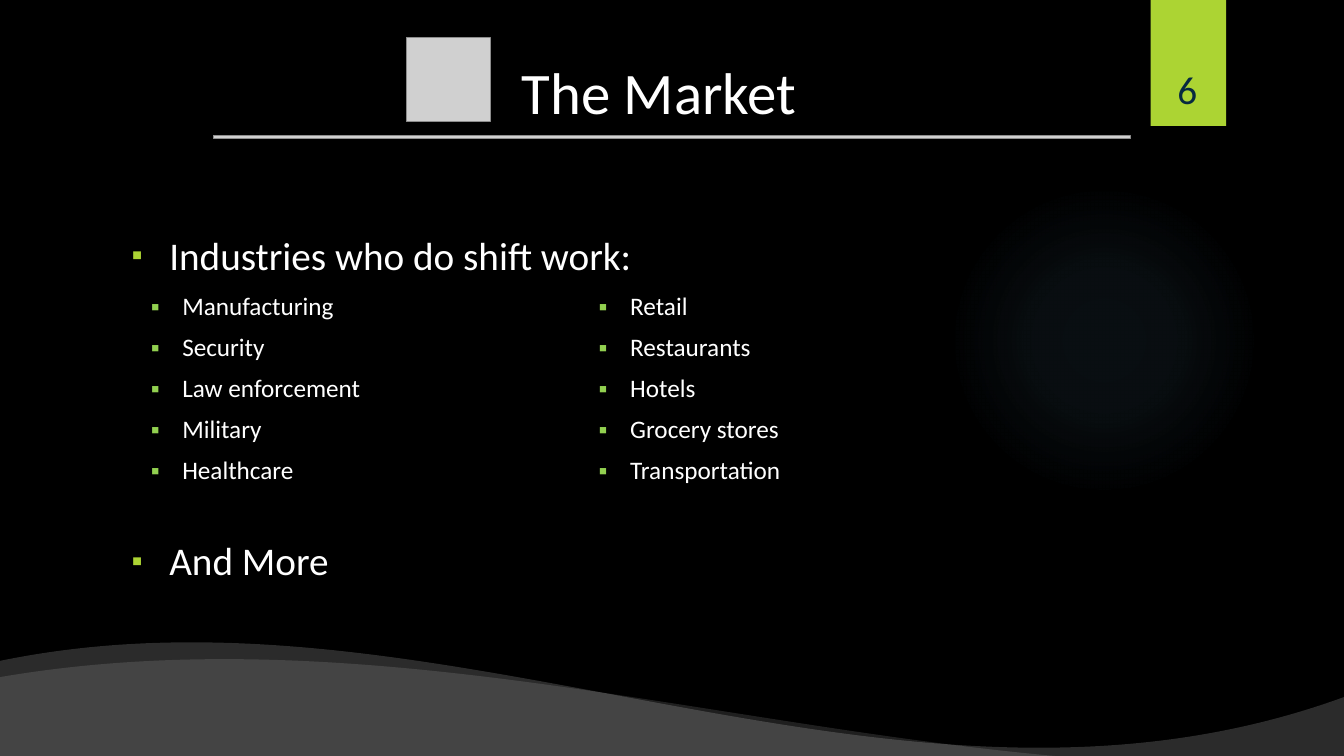
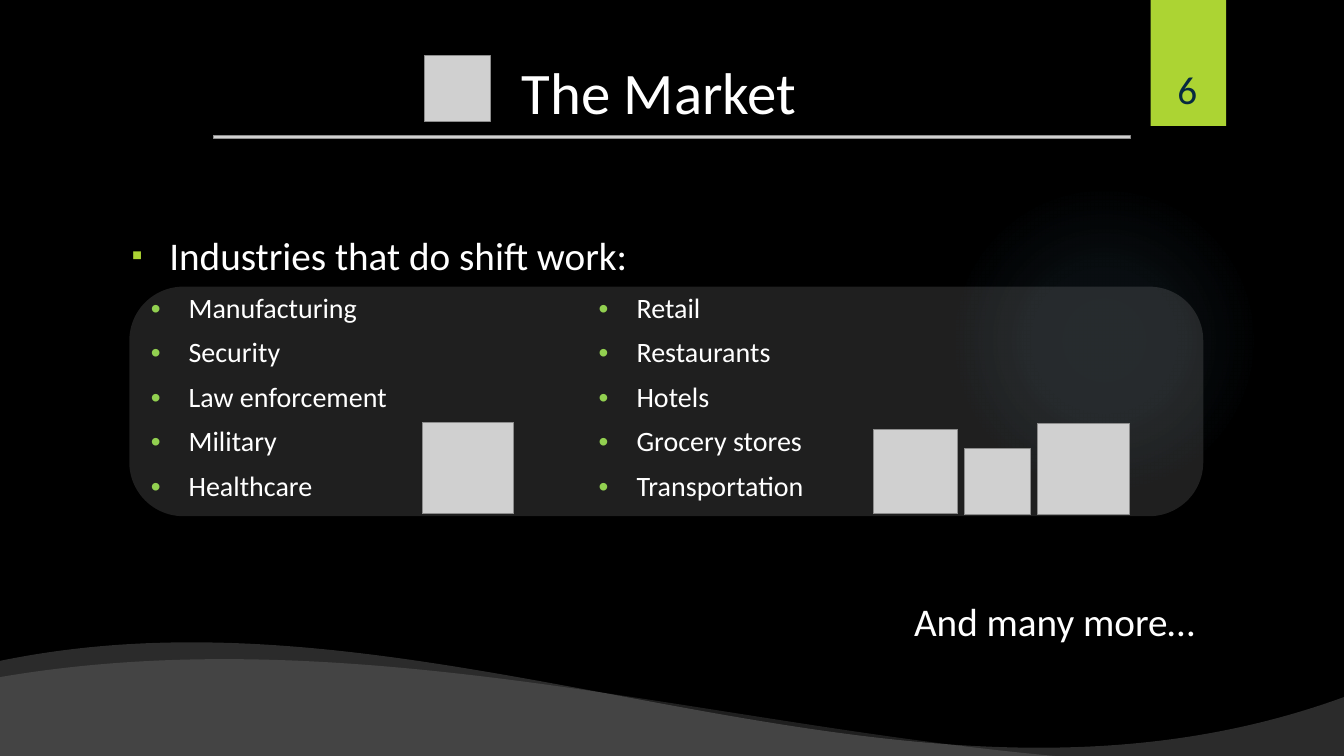
Before and after one commit to shiftlyapp/Shiftly, a slide deck: slide 6 of Backlog.pptx. Drawn at 1344x756 pixels with LibreOffice and Linux fonts; fonts in the diff are those of the drawing; grey boxes stand for pictures; background and template pictures are left out. Boxes give left, top, right and bottom in pixels: in the first picture for what was removed or moved away, otherwise in the second. Text is boxed around its words. In the diff, an @@ line names an element or a change of style, - is before the commit and + after.

```diff
--- a/Backlog.pptx
+++ b/Backlog.pptx
@@ picture: place and size @@
-picture at box(406, 38, 490, 122)
+picture at box(424, 55, 491, 122)
@@ text at box(169, 242, 1195, 643): text changed @@
-▪ Industries who do shift work:
-▪ And More
+▪ Industries that do shift work:
+And many more…
@@ rounded rectangle added at box(129, 286, 1203, 516), fill #FFFFFF at 12% opacity @@
@@ table at box(141, 286, 1036, 527) @@
@@ size 18 to 20 pt @@
@@ bullet ▪ to • @@
@@ picture added at box(422, 422, 514, 514) @@
@@ picture added at box(873, 430, 958, 514) @@
@@ picture added at box(964, 449, 1030, 515) @@
@@ picture added at box(1038, 423, 1130, 515) @@
```
Also in this commit, not shown: 7 other slides changed.
